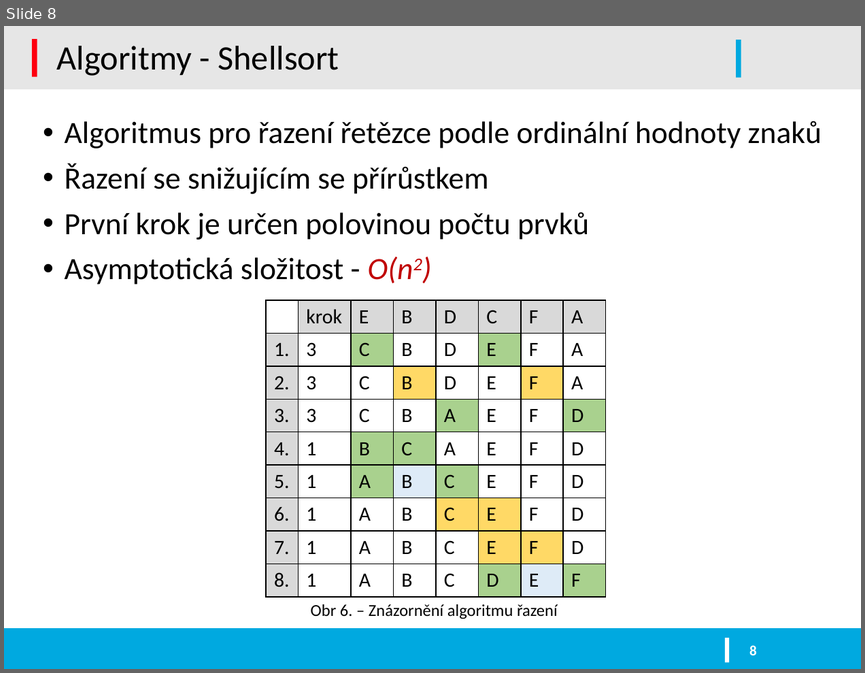
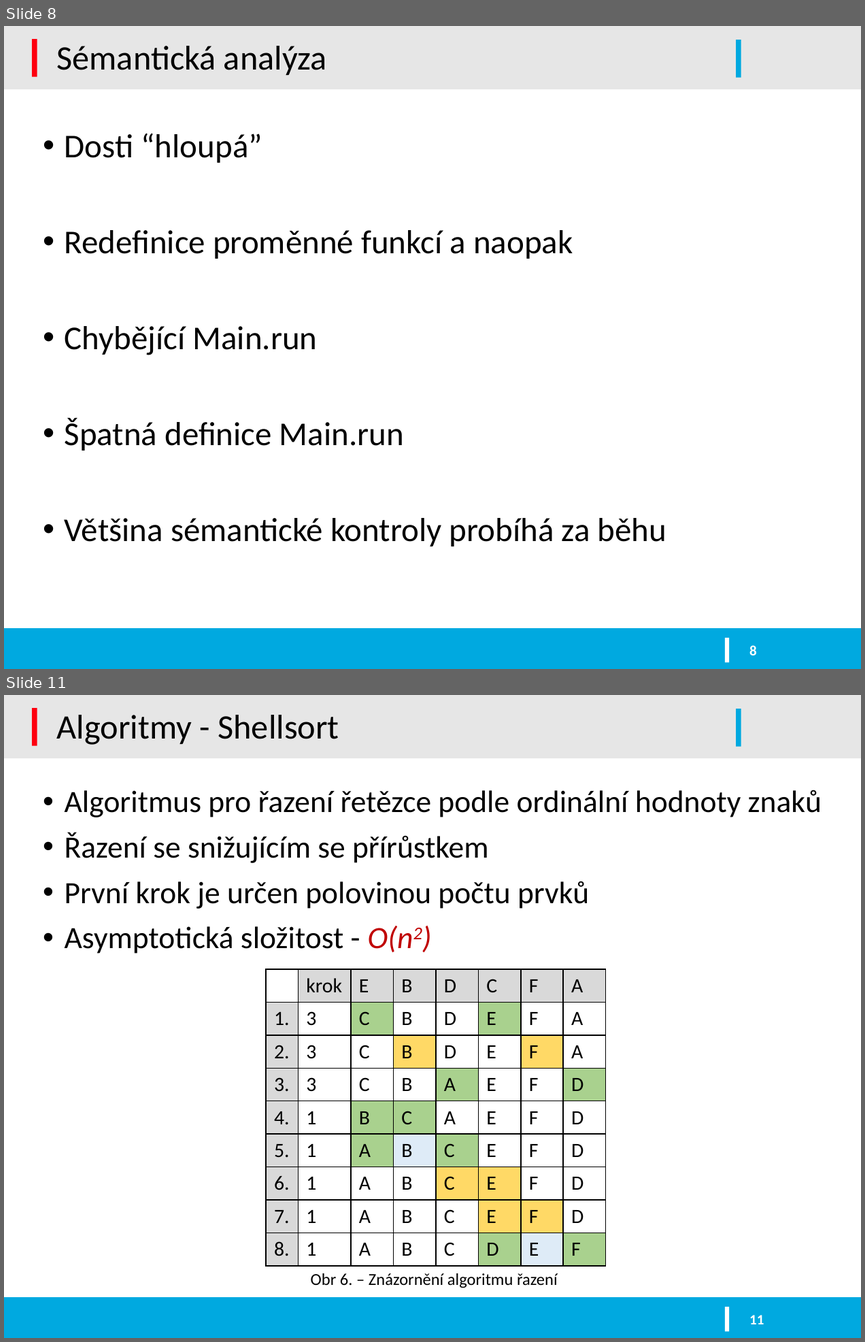
Before and after one commit to kysel/IFJ16, a slide deck: docs/prezentace.pptx. Shown one above the other, each under a label of ours: slide 8 before the commit, slides 8 and 11 after it; the slides between them are not shown. The pictures are 865x673 and 865x1342 pixels, drawn with LibreOffice and Linux fonts; fonts in the diff are those of the drawing; background and template pictures are left out. Boxes give left, top, right and bottom in pixels: in the first picture for what was removed or moved away, otherwise in the second. Text is boxed around its words. In the diff, an @@ line names an element or a change of style, - is before the commit and + after.

```diff
--- a/docs/prezentace.pptx
+++ b/docs/prezentace.pptx
@@ slide 8 added at [4, 26, 861, 669], background #FFFFFF; not listed: 5 template elements that a slide beside it also shows @@
@@ title added at [57, 46, 327, 75], 28.8 pt, text #000000 @@
+Sémantická analýza
@@ text added at [65, 133, 666, 546], 28 pt, text #000000 @@
+• Dosti “hloupá”
+• Redefinice proměnné funkcí a naopak
+• Chybějící Main.run
+• Špatná definice Main.run
+• Většina sémantické kontroly probíhá za běhu
@@ page number added at [749, 645, 757, 655], 12 pt, text #FFFFFF, bold @@
+8
@@ what was slide 8 is now slide 11 @@
@@ page number at [749, 1314, 764, 1324]: text changed @@
-8
+11
```
Also in this commit, not shown: 10 slides changed, 3 other slides added.
